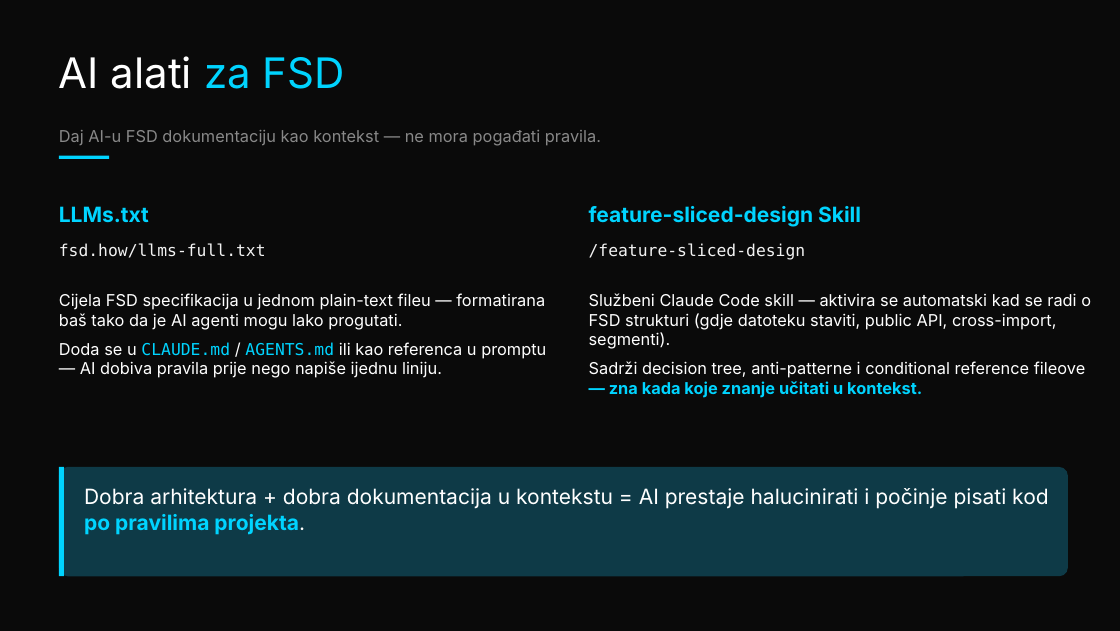
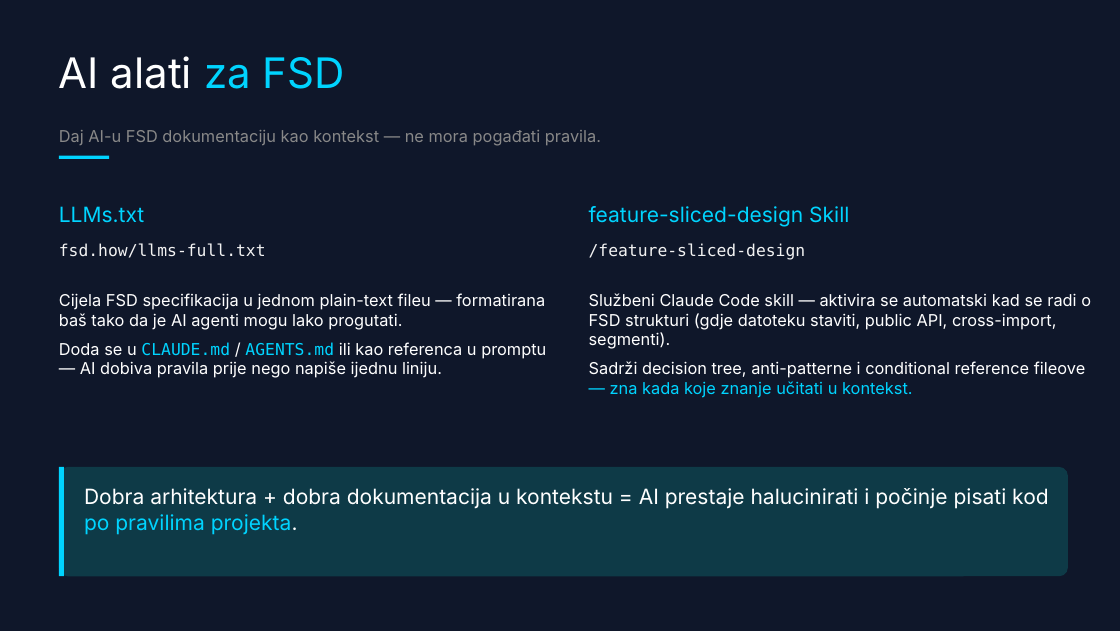
Before and after one commit to doksara/debug-presentation, a slide deck: slide 31 of frontend-arhitektura--dark-tech-with-fsd.pptx (slide 32 before the commit). Drawn at 1120x631 pixels with LibreOffice and Linux fonts; fonts in the diff are those of the drawing. Boxes give left, top, right and bottom in pixels: in the first picture for what was removed or moved away, otherwise in the second. Text is boxed around its words. In the diff, an @@ line names an element or a change of style, - is before the commit and + after.

```diff
--- a/frontend-arhitektura--dark-tech-with-fsd.pptx
+++ b/frontend-arhitektura--dark-tech-with-fsd.pptx
@@ background #0A0A0A to #0F172A @@
@@ text "LLMs.txt" at bbox=[59, 206, 144, 222]: bold off @@
@@ text "feature-sliced-design Skill" at bbox=[589, 206, 849, 227]: bold off @@
@@ text at bbox=[589, 361, 1085, 398]: bold off in "— zna kada koje znanje učitati u ..." @@
@@ text "Dobra arhitektura + dobra dokumentacija ..." at bbox=[84, 488, 1049, 535]: bold off in "po pravilima projekta." @@
```
Also in this commit, not shown: 12 other slides changed, 4 slides added, 4 slides removed, 2 other files.
